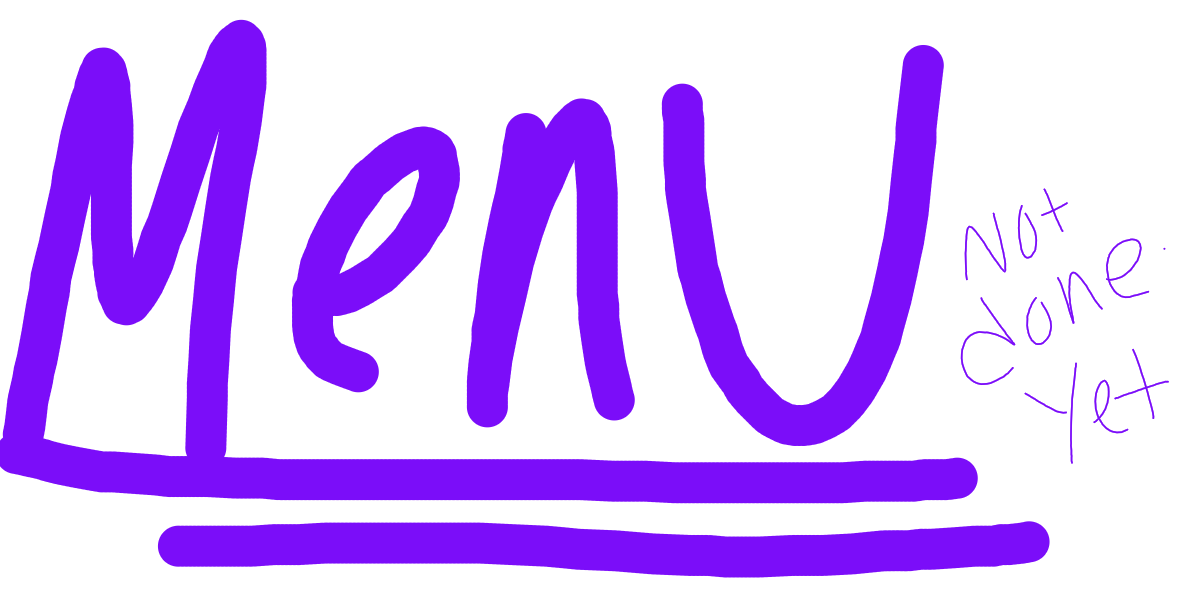
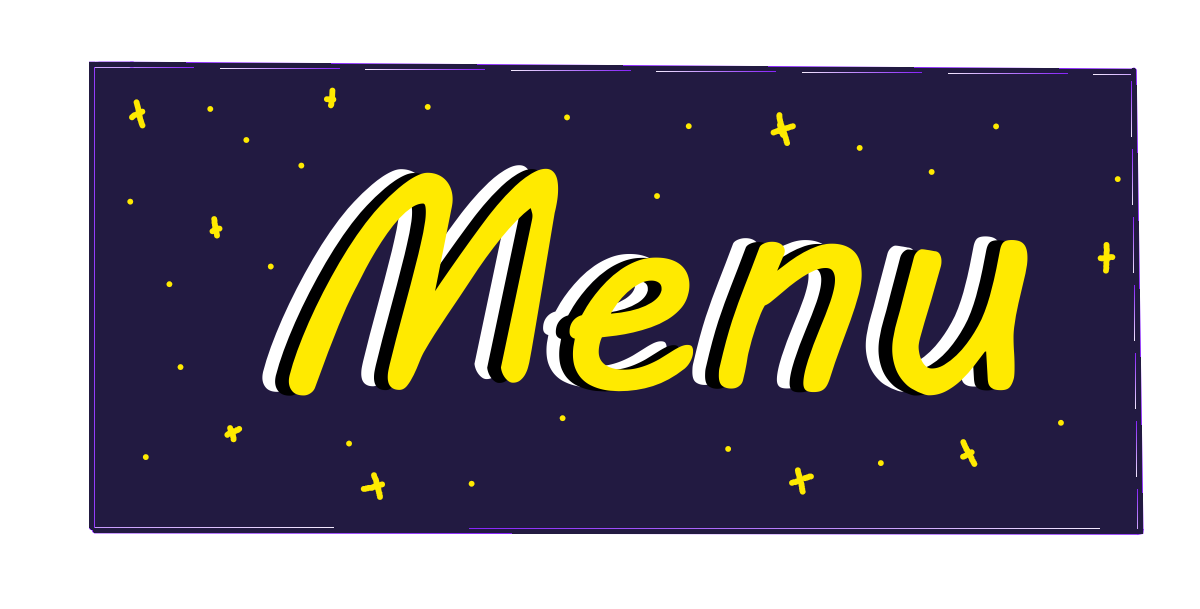
Layer changes from the first 1200px x 609px image to the second:
painted on "Paint Layer 2" over [0, 19, 1169, 578]
showed "Background", painted on it over [0, 19, 1169, 578]